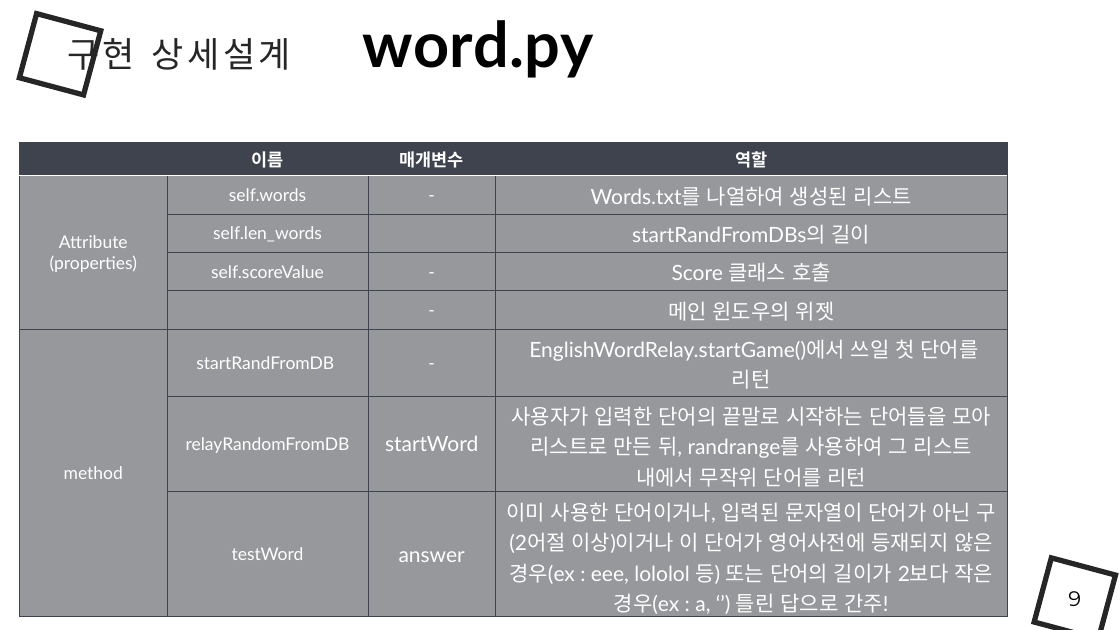
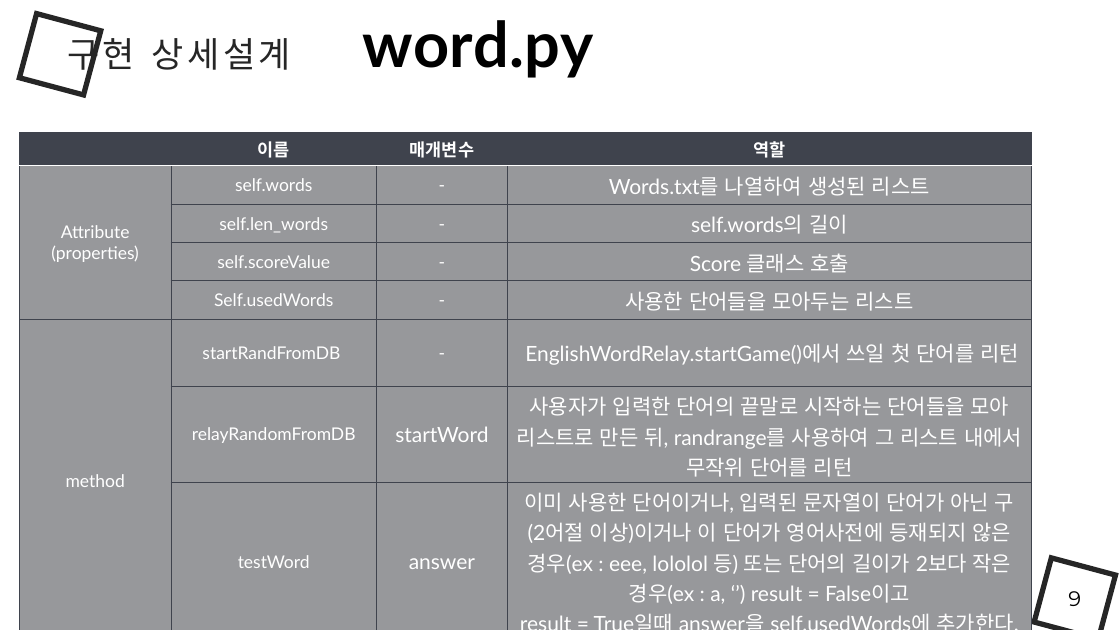
Before and after one commit to sksmsfbrjs/AD_Project, a slide deck: slide 9 of AD Project 산출물.pptx. Drawn at 1120x630 pixels with LibreOffice and Linux fonts; fonts in the diff are those of the drawing. Boxes give left, top, right and bottom in pixels: in the first picture for what was removed or moved away, otherwise in the second. Text is boxed around its words. In the diff, an @@ line names an element or a change of style, - is before the commit and + after.

```diff
--- a/AD Project 산출물.pptx
+++ b/AD Project 산출물.pptx
@@ table at box(19, 133, 1032, 617) @@
-row 3, column 3: 
+row 3, column 3: -
-row 3, column 4: startRandFromDBs의 길이
+row 3, column 4: self.words의 길이
-row 5, column 2: 
+row 5, column 2: Self.usedWords
-row 5, column 4: 메인 윈도우의 위젯
+row 5, column 4: 사용한 단어들을 모아두는 리스트
-row 8, column 4: 이미 사용한 단어이거나, 입력된 문자열이 단어가 아닌 구(2어절 이상)이거나 이 단어가 영어사전에 등재되지 않은 경우(ex : eee, lololol 등) 또는 단어의 길이가 2보다 작은 경우(ex : a, ‘’) 틀린 답으로 간주!
+row 8, column 4: 이미 사용한 단어이거나, 입력된 문자열이 단어가 아닌 구(2어절 이상)이거나 이 단어가 영어사전에 등재되지 않은 경우(ex : eee, lololol 등) 또는 단어의 길이가 2보다 작은 경우(ex : a, ‘’) result = False이고 / result = True일때 answer을 self.usedWords에 추가한다.
@@ table: place and size @@
-table at box(19, 142, 1007, 618)
+table at box(19, 133, 1032, 617)
```
Also in this commit, not shown: 3 other slides changed.
